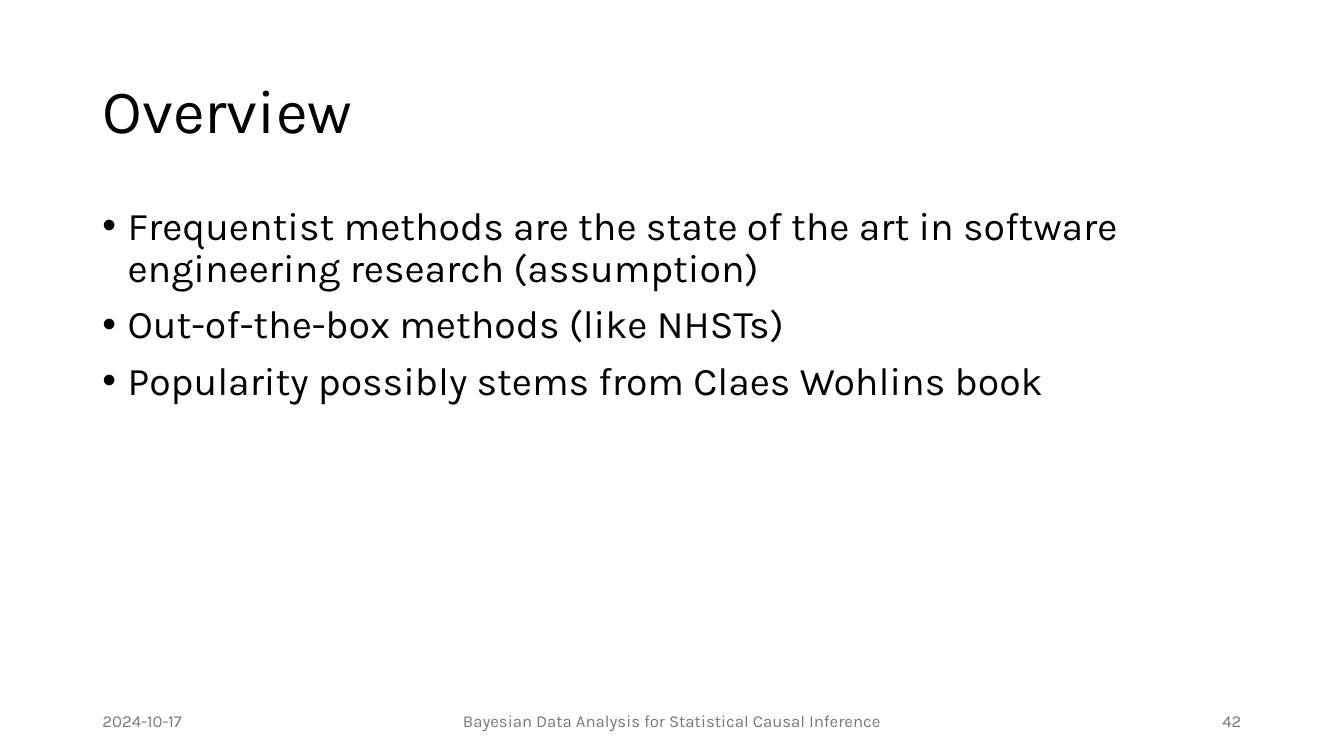
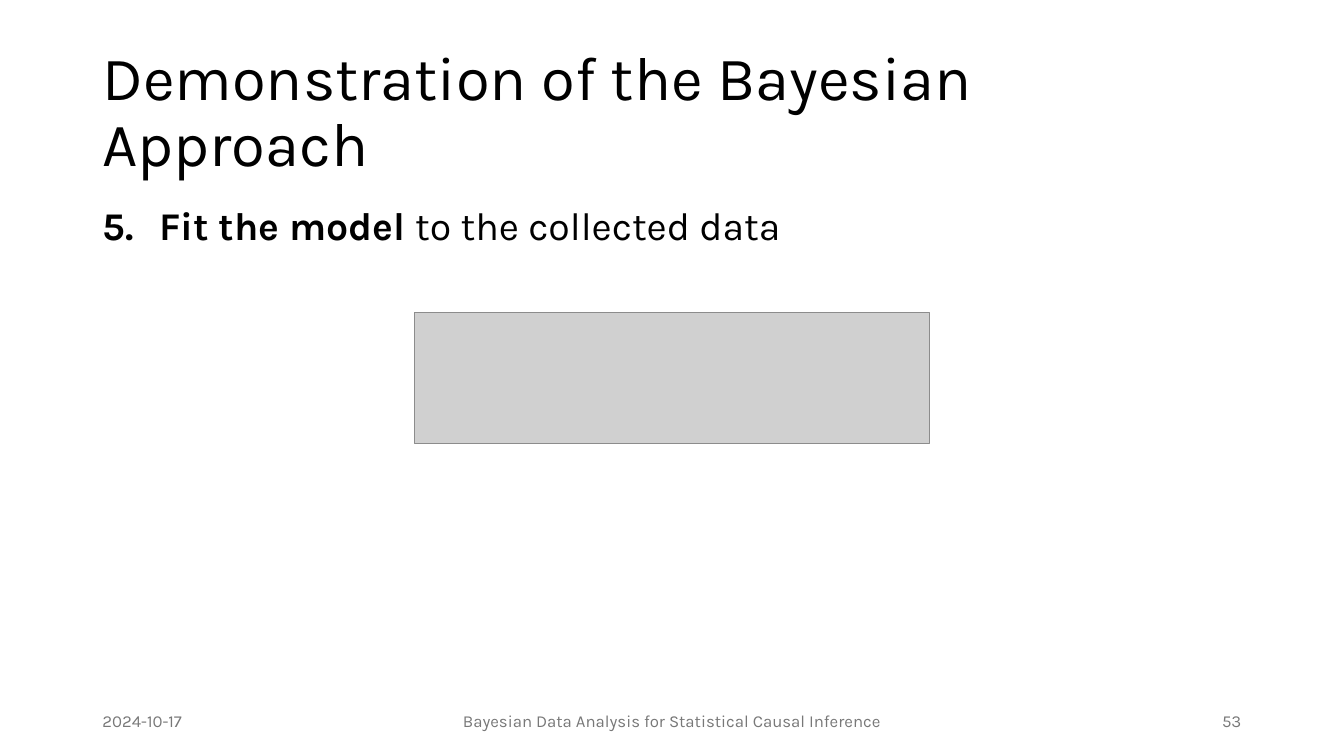
Before and after one commit to JulianFrattini/bda4sci, a slide deck: slide 53 of slides/singular/bda4sci.pptx (slide 42 before the commit). Drawn at 1344x756 pixels with LibreOffice and Linux fonts; fonts in the diff are those of the drawing; grey boxes stand for pictures. Boxes give left, top, right and bottom in pixels: in the first picture for what was removed or moved away, otherwise in the second. Text is boxed around its words. In the diff, an @@ line names an element or a change of style, - is before the commit and + after.

```diff
--- a/slides/singular/bda4sci.pptx
+++ b/slides/singular/bda4sci.pptx
@@ title at <box>102,57,971,181</box>: text changed @@
-Overview
+Demonstration of the Bayesian Approach
@@ text removed at <box>128,213,1117,405</box> @@
-• Frequentist methods are the state of the art in software engineering research (assumption)
-• Out-of-the-box methods (like NHSTs)
-• Popularity possibly stems from Claes Wohlins book
@@ text added at <box>159,212,780,241</box>, 28 pt, text #000000 @@
+5. Fit the model to the collected data
@@ picture added at <box>414,313,929,444</box> @@
@@ page number at <box>1222,716,1241,727</box>: text changed @@
-42
+53
```
Also in this commit, not shown: 10 other slides changed, 4 slides added.
